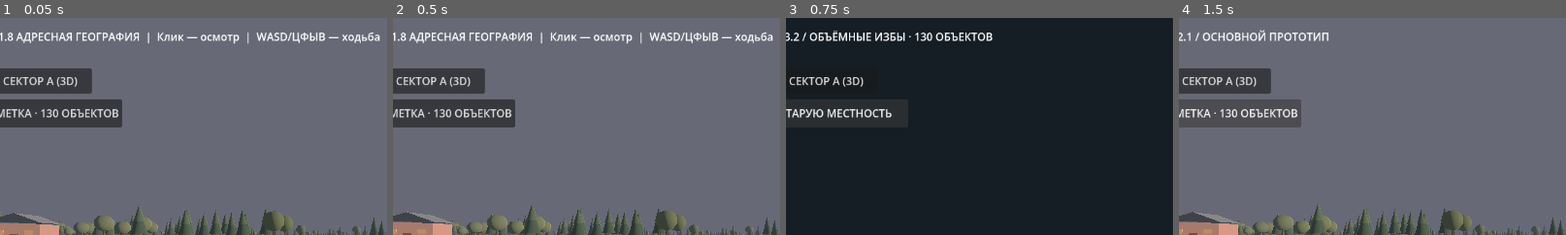
Above: before the commit, frames 1-4 (left to right).
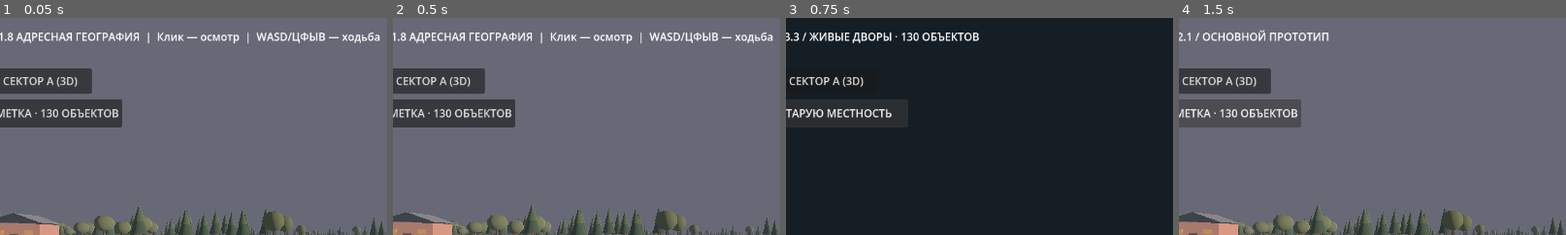
Above: after the commit, the same moments.

Repository: blacklambcult/chernozerye
Game: Godot game, scene res://main.tscn
Same seed, same stepped clock (60 frames per second), same inputs: the game is played once before the commit and once after it.
Inputs:
- Up to frame 1 (0.05 s): no input
- Up to frame 2 (0.5 s): no input
- Up to frame 3 (0.75 s): click "РУЧНАЯ РАЗМЕТКА · 130 ОБЪЕКТОВ" at 0.5 s
- Up to frame 4 (1.5 s): click "ВЕРНУТЬ СТАРУЮ МЕСТНОСТЬ" at 1.25 s
The pictures show only the part of the screen within x 11-61%, y 0-50%; the shares and areas given below are measured in that part.

Frames 1-2 are identical in both runs. In frame 3, 1.4% of the frame differs, in the area x 2-54%, y 5-12%; in frame 4, nothing differs.

Commit message:
feat: 3.3 clip timber around windows and doors, spectral glass, village yard prop generator

Diff:
--- a/godot/izba_variants.gd
+++ b/godot/izba_variants.gd
@@ -1,5 +1,5 @@
 extends RefCounted
-# CHERNOZERYE 3.1 / modular village house recipe
+# CHERNOZERYE 3.3 / modular village house recipe
 # Four independently selected sets of five visual parts; the hand-drawn footprints never change.
 # Recipe is stable for each surveyed location, not for iteration order.
 
@@ -33,7 +33,9 @@
         floors = 2
     return {
         "floor_count": floors,
-        "body": _mix(key + 1009) % VARIANTS,
+        # More log cabins than in v3.2 (only 3 of 35 were timber relief).
+        # Still 5 independent body designs; distributions are deliberately weighted.
+        "body": [1, 1, 1, 1, 0, 0, 2, 3, 4, 4][_mix(key + 1009) % 10],
         "roof": _mix(key + 2017) % VARIANTS,
         "window": _mix(key + 3019) % VARIANTS,
         "entrance": _mix(key + 4013) % VARIANTS
--- a/godot/manual_art.gd
+++ b/godot/manual_art.gd
@@ -1,5 +1,5 @@
 extends Node3D
-# CHERNOZERYE 3.2 / MODULAR IZBA GEOMETRY
+# CHERNOZERYE 3.3 / VILLAGE MODULAR ART AND INHABITED YARDS
 # All spatial placements derive from the user's manual GeoJSON features.
 # Decorative features are deterministic and never modify the survey geometry.
 
@@ -9,7 +9,7 @@
 const DOOR_COLOR := Color("#24221f")
 const FRAME_COLOR := Color("#494943")
 const WINDOW_COLOR := Color("#131a1f")
-const WINDOW_LIT := Color("#876149")
+const WINDOW_LIT := Color("#a5b95c")
 const FENCE_COLOR := Color("#494840")
 const POST_COLOR := Color("#3e3c36")
 const RUT_COLOR := Color("#423a32")
@@ -48,6 +48,9 @@
 var _log_courses_count := 0
 var _eaves_count := 0
 var _carved_count := 0
+var _active_trim_key := "trim"
+var _yard_counts := [0, 0, 0, 0, 0]
+var _clipped_log_segments := 0
 
 func decorate(features: Array) -> void:
     _rng.seed = 19960918
@@ -114,7 +117,11 @@
         " body=", _body_counts, " roof=", _roof_counts,
         " windows=", _window_counts, " entrances=", _entrance_counts)
     print("IZBA_DETAIL_READY: log_courses=", _log_courses_count,
-        " roof_eaves=", _eaves_count, " carved=", _carved_count)
+        " roof_eaves=", _eaves_count, " carved=", _carved_count,
+        " clipped_segments=", _clipped_log_segments)
+    print("VILLAGE_YARDS_READY: wells=", _yard_counts[0],
+        " beds=", _yard_counts[1], " greenhouses=", _yard_counts[2],
+        " firewood=", _yard_counts[3], " scrap=", _yard_counts[4])
 
 func _local_points(raw: Array) -> PackedVector2Array:
     var points := PackedVector2Array()
@@ -289,6 +296,24 @@
         "log_lower": Color("#302c29"),
         "fascia": Color("#2e3332"),
         "muntin": Color("#383b35"),
+        "trim_blue": Color("#5c7775"),
+        "trim_green": Color("#62745e"),
+        "trim_red": Color("#76534d"),
+        "trim_cream": Color("#898778"),
+        "well_stone": Color("#4b504b"),
+        "well_wood": Color("#5e5441"),
+        "soil": Color("#453a30"),
+        "bed_edge": Color("#534839"),
+        "sprout": Color("#485c3d"),
+        "greenhouse_glass": Color("#526a63"),
+        "greenhouse_frame": Color("#7a8276"),
+        "greenhouse_roof": Color("#687970"),
+        "woodpile": Color("#514336"),
+        "wood_end": Color("#77705b"),
+        "yard_tin": Color("#525c5d"),
+        "yard_rust": Color("#6b4a39"),
+        "yard_tool": Color("#767c72"),
+        "yard_tire": Color("#232624"),
         "panel_patch": Color("#464943"),
         "carving": Color("#5c6259"),
         "cross_board": Color("#494238"),
@@ -308,7 +333,7 @@
             var mesh := ArrayMesh.new()
             mesh.add_surface_from_arrays(Mesh.PRIMITIVE_TRIANGLES, arrays)
             var lit_node := MeshInstance3D.new()
-            lit_node.name = "Редкие янтарные окна"
+            lit_node.name = "Редкие болезненно-зелёные окна"
             lit_node.mesh = mesh
             lit_node.material_override = lit_mat
             lit_node.cast_shadow = GeometryInstance3D.SHADOW_CASTING_SETTING_OFF
@@ -367,7 +392,7 @@
     var y := float(floor) * 3.08
     var low := 1.36 + y
     var high := 2.77 + y
-    var trim := "carving" if style == 1 or style == 4 else "trim"
+    var trim := "carving" if style == 1 or style == 4 else _active_trim_key
     _wall_panel("frame", start, finish, normal, u0 - 0.017, u1 + 0.017,
         low, high, 0.115)
     _wall_panel("window_lit" if illuminated else "window",
@@ -421,52 +446,101 @@
     if boarded or decay % 9 == 0:
         _wall_panel("cross_board", start, finish, normal, u0, u1,
             low + 0.47, low + 0.57, 0.198)
-    if illuminated and _lights_placed < 7:
+    if illuminated and _lights_placed < 9:
         _lights_placed += 1
         var center := start.lerp(finish, center_fraction)
         var lamp := OmniLight3D.new()
-        lamp.name = "Тусклая лампа / окно"
+        lamp.name = "Нездоровое свечение в окне"
         lamp.position = _pt(center, low + 0.92) + normal * 1.1
-        lamp.light_color = Color("#ffbc7e")
-        lamp.light_energy = 0.22
+        lamp.light_color = Color("#bdc870")
+        lamp.light_energy = 0.30
         lamp.light_specular = 0.0
-        lamp.omni_range = 6.0
+        lamp.omni_range = 5.5
         lamp.shadow_enabled = false
         add_child(lamp)
 
 func _raised_log(a: Vector2, b: Vector2, normal: Vector3, y: float) -> void:
-    # PS1 construction: three flat-shaded sides produce visible horizontal depth.
-    # No cylinders, PBR or additional draw calls per timber: batched by material.
+    # Old horizontal timber, three PS1 facets, softer than the giant 3.2 teeth.
     var p := _pt(a, y)
     var q := _pt(b, y)
-    var back := normal * 0.09
-    var front := normal * 0.225
-    _batch_quad("log_upper", p + back + Vector3.UP * 0.24,
-        q + back + Vector3.UP * 0.24,
-        q + front + Vector3.UP * 0.08,
-        p + front + Vector3.UP * 0.08)
-    _batch_quad("log_front", p + front + Vector3.UP * 0.08,
-        q + front + Vector3.UP * 0.08,
-        q + front - Vector3.UP * 0.08,
-        p + front - Vector3.UP * 0.08)
-    _batch_quad("log_lower", p + front - Vector3.UP * 0.08,
-        q + front - Vector3.UP * 0.08,
-        q + back - Vector3.UP * 0.23,
-        p + back - Vector3.UP * 0.23)
+    var back := normal * 0.085
+    var front := normal * 0.166
+    _batch_quad("log_upper", p + back + Vector3.UP * 0.245,
+        q + back + Vector3.UP * 0.245,
+        q + front + Vector3.UP * 0.075,
+        p + front + Vector3.UP * 0.075)
+    _batch_quad("log_front", p + front + Vector3.UP * 0.075,
+        q + front + Vector3.UP * 0.075,
+        q + front - Vector3.UP * 0.075,
+        p + front - Vector3.UP * 0.075)
+    _batch_quad("log_lower", p + front - Vector3.UP * 0.075,
+        q + front - Vector3.UP * 0.075,
+        q + back - Vector3.UP * 0.225,
+        p + back - Vector3.UP * 0.225)
     _log_courses_count += 1
 
 
+func _log_openings(length: float, is_front: bool, floors: int, y: float) -> Array[Vector2]:
+    # Holes in the *raised* timber face, matching window and door geometry below.
+    # Crucial: v3.2 timber strips passed directly over all windows and doors.
+    var openings: Array[Vector2] = []
+    if is_front and y < 2.48:
+        var half_door := (0.55 + 0.20) / length
+        openings.append(Vector2(0.5 - half_door, 0.5 + half_door))
+    var window_level := (y > 1.08 and y < 3.28)
+    var upper_level := floors == 2 and (y > 4.20 and y < 6.32)
+    if is_front:
+        if window_level and length > 7.0:
+            for center_frac in [0.19, 0.81]:
+                var half_window := minf(0.072, 0.74 / length) + 0.26 / length
+                openings.append(Vector2(center_frac - half_window, center_frac + half_window))
+        if upper_level and length > 5.0:
+            for center_frac in [0.30, 0.70]:
+                var half_window := minf(0.072, 0.74 / length) + 0.26 / length
+                openings.append(Vector2(center_frac - half_window, center_frac + half_window))
+    elif length > 5.0 and (window_level or upper_level):
+        var half_window := minf(0.072, 0.74 / length) + 0.26 / length
+        openings.append(Vector2(0.5 - half_window, 0.5 + half_window))
+    return openings
+
+
+func _clipped_log(a: Vector2, b: Vector2, normal: Vector3,
+        y: float, holes: Array[Vector2]) -> void:
+    # Keep the relief on most of each surveyed wall, but remove all intervals
+    # where windows, carved surrounds, doors or lintels are visible.
+    var segments: Array[Vector2] = [Vector2(0.0, 1.0)]
+    for hole in holes:
+        var remaining: Array[Vector2] = []
+        for segment in segments:
+            if hole.y <= segment.x or hole.x >= segment.y:
+                remaining.append(segment)
+            else:
+                if hole.x > segment.x + 0.004:
+                    remaining.append(Vector2(segment.x, minf(hole.x, segment.y)))
+                if hole.y < segment.y - 0.004:
+                    remaining.append(Vector2(maxf(hole.y, segment.x), segment.y))
+        segments = remaining
+    for segment in segments:
+        if (segment.y - segment.x) * a.distance_to(b) > 0.22:
+            _raised_log(a.lerp(b, segment.x), a.lerp(b, segment.y), normal, y)
+            if not holes.is_empty():
+                _clipped_log_segments += 1
+
+
 func _decorate_wall_module(a: Vector2, b: Vector2, normal: Vector3,
-        height: float, style: int, salt: int) -> void:
+        height: float, style: int, salt: int,
+        is_front: bool = false, floors: int = 1) -> void:
     match style:
         0:
             # Vertical rough corner posts (old board walls).
             _wall_panel("panel_patch", a, b, normal, 0.011, 0.023, 0.20, height, 0.098)
         1:
-            # Each rough-hewn timber has three actual facets, with 0.22m relief.
+            # More log houses, and windows are no longer obscured by facade strips.
             var rows := int(floorf((height - 0.25) / 0.58))
             for n in range(rows):
-                _raised_log(a, b, normal, 0.42 + float(n) * 0.58)
+                var y := 0.42 + float(n) * 0.58
+                _clipped_log(a, b, normal, y,
+                    _log_openings(a.distance_to(b), is_front, floors, y))
         2:
             # Flaked plaster remnants.
             _wall_panel("panel_patch", a, b, normal, 0.06, 0.19,
@@ -502,9 +576,16 @@
         _entrance_counts[entrance_style] += 1
     var walls_height := (6.52 if floors == 2 else 3.78) if category == "house" else (2.7 if category == "sauna" else 2.35)
     var wall_style := body_style if category == "house" else (1 if category == "sauna" else 0)
-    var tones := ["#505047", "#55463a", "#62645e", "#59473d", "#49534d"]
-    var tone := Color(tones[body_style]) if category == "house" else Color("#39382f" if category == "sauna" else "#47413b")
-    var roof_tones := ["#31383c", "#423933", "#34312e", "#34383a", "#454139"]
+    # From the supplied Russian village photographs: dark logs, faded paint,
+    # mint-green fences, dull blue gables, rusty metal and pale limewash.
+    var tones := ["#545047", "#594735", "#6e736d", "#5b4940", "#4b5652"]
+    var painted_tones := ["#50453c", "#486260", "#62665d", "#675044", "#596878", "#706544"]
+    var color_index := (index * 7 + body_style * 3) % painted_tones.size()
+    var tone := Color(painted_tones[color_index]) if category == "house" else Color("#39382f" if category == "sauna" else "#47413b")
+    if category == "house" and body_style == 1:
+        tone = Color(tones[1]) # Exposed logs, no paint on the timber crests.
+    _active_trim_key = ["trim_blue", "trim_green", "trim_red", "trim_cream"][(index + body_style) % 4]
+    var roof_tones := ["#3b4244", "#5c4237", "#34312e", "#3e4548", "#474640"]
     var wall_tex := _pixel_texture(tone, 8021 + body_style * 11 + index % 3, false, wall_style)
     var roof_tex := _pixel_texture(Color(roof_tones[roof_style]), 9121 + roof_style * 13, true, roof_style)
     var wall_verts := PackedVector3Array()
@@ -526,7 +607,8 @@
         _quad(wall_verts, wall_uvs, _pt(a, 0.12) + offset, _pt(b, 0.12) + offset,
             _pt(b, walls_height) + offset, _pt(a, walls_height) + offset)
         if category == "house":
-            _decorate_wall_module(a, b, normal, walls_height, body_style, index + i)
+            _decorate_wall_module(a, b, normal, walls_height, body_style,
+                index + i, i == front_index, floors)
         if i == front_index and length > 3.3:
             var door_half := 0.55 / length
             _wall_panel("frame", a, b, normal, 0.5 - door_half - 0.02,
@@ -934,28 +1016,156 @@
                 return false
     return true
 
+func _yard_box(key: String, center: Vector2, offset: Vector2,
+        elevation: float, size: Vector3, rotation: float) -> void:
+    # Oriented 3D batch primitive; no separate MeshInstance per rake / planter.
+    var faces := PackedVector3Array()
+    _box_faces(faces, Vector3.ZERO, size)
+    var basis := Basis(Vector3.UP, rotation)
+    var pos := _pt(center, elevation) + basis * Vector3(offset.x, 0, offset.y)
+    var current: PackedVector3Array = _detail_batches.get(key, PackedVector3Array())
+    for vertex in faces:
+        current.append(pos + basis * vertex)
+    _detail_batches[key] = current
+
+
+func _yard_quad(key: String, center: Vector2, rotation: float,
+        a: Vector3, b: Vector3, c: Vector3, d: Vector3) -> void:
+    var basis := Basis(Vector3.UP, rotation)
+    var origin := _pt(center, 0.0)
+    _batch_quad(key, origin + basis * a, origin + basis * b,
+        origin + basis * c, origin + basis * d)
+
+
+func _yard_prop(center: Vector2, kind: int, rotation: float, salt: int) -> void:
+    match kind:
+        0:
+            # Rough timber well with a sloping cover, bucket, and hand crank.
+            for side in [-1.0, 1.0]:
+                _yard_box("well_stone", center, Vector2(side * 0.58, 0.0),
+                    0.59, Vector3(0.23, 0.99, 1.34), rotation)
+                _yard_box("well_stone", center, Vector2(0.0, side * 0.58),
+                    0.59, Vector3(1.12, 0.99, 0.23), rotation)
+                _yard_box("well_wood", center, Vector2(side * 0.75, 0.0),
+                    1.43, Vector3(0.15, 2.8, 0.15), rotation)
+            _yard_box("well_wood", center, Vector2.ZERO,
+                2.57, Vector3(1.78, 0.15, 0.17), rotation)
+            _yard_quad("yard_tin", center, rotation,
+                Vector3(-1.03, 2.59, -0.96), Vector3(0, 3.03, -0.96),
+                Vector3(0, 3.03, 0.96), Vector3(-1.03, 2.59, 0.96))
+            _yard_quad("yard_tin", center, rotation,
+                Vector3(0, 3.03, -0.96), Vector3(1.03, 2.59, -0.96),
+                Vector3(1.03, 2.59, 0.96), Vector3(0, 3.03, 0.96))
+            _yard_box("yard_rust", center, Vector2(0.0, 0.08),
+                1.25, Vector3(0.27, 0.42, 0.30), rotation)
+        1:
+            # Three vegetable beds, low timber edging and sparse 90s vegetable sprouts.
+            for lane in range(3):
+                var x := -1.25 + float(lane) * 1.24
+                _yard_box("soil", center, Vector2(x, 0),
+                    0.185, Vector3(0.84, 0.22, 3.12), rotation)
+                for side in [-1.0, 1.0]:
+                    _yard_box("bed_edge", center, Vector2(x + side * 0.43, 0),
+                        0.21, Vector3(0.095, 0.29, 3.28), rotation)
+                for seedling in range(4):
+                    var z := -1.15 + float(seedling) * 0.72
+                    if (salt + seedling + lane) % 4 != 0:
+                        _yard_box("sprout", center, Vector2(x, z), 0.49,
+                            Vector3(0.23, 0.39, 0.23), rotation)
+        2:
+            # Low polygonal greenhouse, matte dirty glazing and real A-frame roof.
+            for side in [-1.0, 1.0]:
+                _yard_box("greenhouse_glass", center, Vector2(side * 1.10, 0.0),
+                    1.01, Vector3(0.10, 1.72, 3.73), rotation)
+            for end in [-1.0, 1.0]:
+                _yard_box("greenhouse_frame", center, Vector2(0.0, end * 1.82),
+                    0.99, Vector3(2.29, 1.85, 0.08), rotation)
+            for z in [-1.8, 0.0, 1.8]:
+                for side in [-1.0, 1.0]:
+                    _yard_box("greenhouse_frame", center, Vector2(side * 1.11, z),
+                        1.00, Vector3(0.12, 1.9, 0.12), rotation)
+            _yard_quad("greenhouse_roof", center, rotation,
+                Vector3(-1.18, 1.93, -1.95), Vector3(0, 2.65, -1.95),
+                Vector3(0, 2.65, 1.95), Vector3(-1.18, 1.93, 1.95))
+            _yard_quad("greenhouse_roof", center, rotation,
+                Vector3(0, 2.65, -1.95), Vector3(1.18, 1.93, -1.95),
+                Vector3(1.18, 1.93, 1.95), Vector3(0, 2.65, 1.95))
+        3:
+            # Stack of cut firewood with pale endgrain; wood shelter from old planks.
+            for layer in range(3):
+                for log in range(5):
+                    var x := -1.34 + float(log) * 0.62
+                    var z := -0.52 + float(layer % 2) * 0.14
+                    _yard_box("woodpile", center, Vector2(x, z),
+                        0.27 + float(layer) * 0.37,
+                        Vector3(0.46, 0.34, 1.28), rotation)
+                    _yard_box("wood_end", center, Vector2(x, z + 0.68),
+                        0.27 + float(layer) * 0.37,
+                        Vector3(0.37, 0.26, 0.08), rotation)
+            _yard_box("yard_tin", center, Vector2(0.0, -0.52),
+                1.41, Vector3(3.65, 0.13, 1.62), rotation)
+        4:
+            # Abandoned oil barrel, bent corrugated sheet, shovel, scraps, tire.
+            _yard_box("yard_rust", center, Vector2(-0.79, 0.54),
+                0.56, Vector3(0.62, 1.08, 0.62), rotation)
+            _yard_box("yard_tin", center, Vector2(0.61, -0.10),
+                0.23, Vector3(1.65, 0.12, 1.36), rotation + 0.31)
+            _yard_box("woodpile", center, Vector2(0.78, 0.74),
+                0.24, Vector3(1.22, 0.19, 0.24), rotation - 0.2)
+            _yard_box("well_wood", center, Vector2(0.66, 1.03),
+                0.89, Vector3(0.09, 1.62, 0.10), rotation + 0.25)
+            _yard_box("yard_tool", center, Vector2(0.66, 1.03),
+                0.17, Vector3(0.29, 0.28, 0.10), rotation + 0.25)
+            _yard_box("yard_tire", center, Vector2(-0.15, -1.09),
+                0.23, Vector3(0.74, 0.46, 0.65), rotation)
+
+
+func _yard_spot_ok(p: Vector2, polygon: PackedVector2Array,
+        other: Array[Vector2]) -> bool:
+    if not Geometry2D.is_point_in_polygon(p, polygon):
+        return false
+    if _nearest_road_distance(p) < 4.4 or not _clear_of_buildings(p, 3.5):
+        return false
+    # Keep bulky objects inside the user's hand-drawn plot, not across fence lines.
+    for i in range(polygon.size()):
+        var q := Geometry2D.get_closest_point_to_segment(p, polygon[i],
+            polygon[(i + 1) % polygon.size()])
+        if p.distance_to(q) < 2.65:
+            return false
+    for previous in other:
+        if p.distance_to(previous) < 5.0:
+            return false
+    return true
+
+
 func _decorate_plot_props(points: PackedVector2Array) -> void:
-    # Place one small deterministic cluster in some surveyed plot polygons only.
-    var center := Vector2.ZERO
+    # No procedural houses, only household props inside the 34 surveyed plots.
+    # Seed is fixed per plot to keep the same yard every time the level loads.
+    if points.size() < 3:
+        return
+    var low := Vector2(INF, INF)
+    var high := Vector2(-INF, -INF)
     for p in points:
-        center += p
-    center /= float(points.size())
-    for dx in [-7.0, -3.5, 0.0, 3.5, 7.0]:
-        for dy in [-5.0, -1.5, 2.0, 5.5]:
-            var p: Vector2 = center + Vector2(dx, dy)
-            if not Geometry2D.is_point_in_polygon(p, points):
-                continue
-            if _nearest_road_distance(p) < 6.5 or not _clear_of_buildings(p, 2.6):
-                continue
-            # Rusty drum and stacked firewood, scaled to village yards.
-            _batch_box("rust", _pt(p, 0.60), Vector3(0.70, 1.05, 0.70))
-            for n in range(3):
-                var firewood := p + Vector2(1.10 + float(n % 2) * 0.4, 0.3 * float(n))
-                if Geometry2D.is_point_in_polygon(firewood, points) and _clear_of_buildings(firewood, 1.8):
-                    _batch_box("porch", _pt(firewood, 0.18 + float(n) * 0.17),
-                        Vector3(0.85, 0.22, 0.32))
-            _plot_props_count += 1
-            return
+        low = low.min(p)
+        high = high.max(p)
+    var rng := RandomNumberGenerator.new()
+    rng.seed = 1996001 + _fence_count * 8191
+    var target := 1 + _fence_count % 3
+    var placed: Array[Vector2] = []
+    var attempts := 0
+    while placed.size() < target and attempts < 120:
+        attempts += 1
+        var p := Vector2(rng.randf_range(low.x, high.x),
+            rng.randf_range(low.y, high.y))
+        if not _yard_spot_ok(p, points, placed):
+            continue
+        var kind := (_fence_count * 3 + placed.size() * 2) % 5
+        var rotation := float(rng.randi_range(0, 3)) * PI * 0.5
+        _yard_prop(p, kind, rotation, _fence_count + attempts)
+        _yard_counts[kind] += 1
+        _plot_props_count += 1
+        placed.append(p)
+
 
 func _decorate_fence(points: PackedVector2Array) -> void:
     if points.size() < 3:
@@ -970,8 +1180,7 @@
             gate_edge = i
     for i in range(points.size()):
         _fence_edge(points[i], points[(i + 1) % points.size()], i == gate_edge)
-    if _fence_count % 3 == 0:
-        _decorate_plot_props(points)
+    _decorate_plot_props(points)
 
 func _decorate_road(points: PackedVector2Array) -> void:
     if points.size() < 2:
--- a/godot/world.gd
+++ b/godot/world.gd
@@ -599,7 +599,7 @@
         if control != null:
             control.visible = not manual_mode
     if is_instance_valid(_status_label):
-        _status_label.text = "ЧЕРНОЗЁРЬЕ 3.2 / ОБЪЁМНЫЕ ИЗБЫ · 130 ОБЪЕКТОВ" if manual_mode else "ЧЕРНОЗЁРЬЕ 2.1 / ОСНОВНОЙ ПРОТОТИП"
+        _status_label.text = "ЧЕРНОЗЁРЬЕ 3.3 / ЖИВЫЕ ДВОРЫ · 130 ОБЪЕКТОВ" if manual_mode else "ЧЕРНОЗЁРЬЕ 2.1 / ОСНОВНОЙ ПРОТОТИП"
     var character := get_node_or_null("Player") as CharacterBody3D
     if character != null:
         character.velocity = Vector3.ZERO
